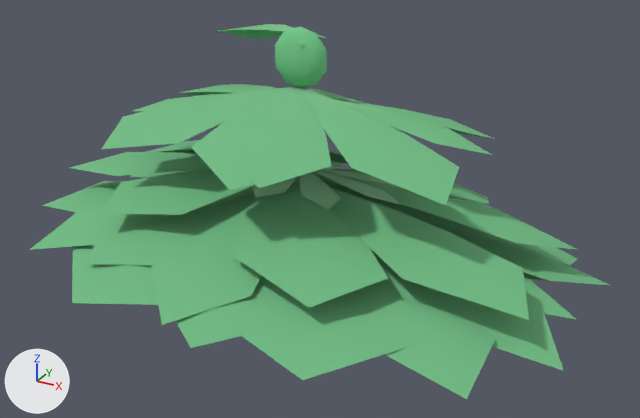
One commit to the glTF model web-forest/public/model/species/myriocoleopsis-minutissima.glb: the scene before it, then after it.
One viewpoint serves both versions: a 50 mm lens placed at (0.368, -0.636, 0.357), pointed at (0.024, -0.011, 0.044). The axes (+X, +Y, +Z) are drawn at lower left. The lights are the same throughout. The picture after the commit comes second. Where no turn or scale is listed for an object, it has been applied to the vertices. Vertices at exactly the same position are counted once.

Names of what the first picture shows: 'p0', 'p1', 'p14', 'p15', 'p16', 'p17', 'p19', 'p2', 'p25', 'p26', 'p27', 'p28', 'p6', 'thallus' and 10 more.
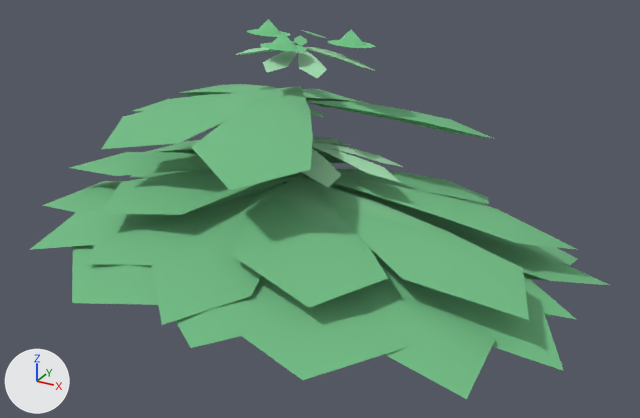
Boxes (x1, y1, x2, y2) around the edits, measured in the pictures (640 x 418 px; the box of a moved part takes in the faces that stretch with it):
'p26', reshaped, moved (not visible afterwards): before (213, 87, 459, 205)
'thallus', reshaped: before (252, 27, 401, 209); after (235, 19, 403, 188)
'p27', reshaped, moved: before (336, 100, 492, 155); after (310, 109, 323, 117)
'p28', reshaped, moved (not visible afterwards): before (215, 24, 293, 39)
part 1 of me_mesh_0, moved or reshaped: before (252, 161, 401, 209); after (302, 137, 403, 188)
part 2 of me_mesh_0, moved or reshaped (not visible before): after (235, 47, 375, 78)
part 3 of me_mesh_0, added (green): after (260, 32, 307, 51)
part 4 of me_mesh_0, added: after (247, 19, 290, 37)
part 5 of me_mesh_0, added: after (328, 29, 375, 48)
part 6 of me_mesh_0, deleted (green): before (275, 27, 327, 87)

The change in detail:
me_mesh_0 is used by ob_thallus; location (-0.0005, 0.0001, 0.0).
me_mesh_0 had 587 vertices, 1080 faces and spanned x -0.134..0.134, y -0.071..0.071, z 0.0..0.2.
me_mesh_0 now has 641 vertices, 1180 faces and spans x -0.134..0.134, y -0.071..0.071, z 0.0..0.2.
me_mesh_0 part 1: the loose piece of 105 vertices spanning x -0.1..0.1, y -0.053..0.053, z 0.063..0.076 is scaled about the mesh origin by (1, 1, 1.31).
me_mesh_0 part 2: the loose piece of 79 vertices spanning x -0.068..0.064, y -0.036..0.031, z 0.128..0.14 is scaled about the mesh origin by (1, 1, 1.31).
me_mesh_0 part 3: a new loose piece of 32 vertices spanning x -0.024..0.02, y -0.036..-0.014, z 0.186..0.2, in mat_flat.
me_mesh_0 part 4: a new loose piece of 32 vertices spanning x -0.061..-0.017, y 0.002..0.024, z 0.186..0.2, in mat_flat.
me_mesh_0 part 5: a new loose piece of 32 vertices spanning x 0.02..0.064, y 0.0..0.022, z 0.186..0.2, in mat_flat.
me_mesh_0 part 6: 6 loose pieces with 172 vertices, spanning x -0.025..0.025, y -0.02..0.013, z 0.094..0.2, are deleted.
Other edits to the shape of me_mesh_0 do not show in these pictures.
me_mesh_26 is used by ob_p26; location (-0.0005, 0.0001, 0.149).
me_mesh_26 had 27 vertices, 48 faces and spanned x -0.027..0.166, y -0.118..0.0, z -0.045..0.0.
me_mesh_26 now has 10 vertices, 16 faces and spans x -0.001..0.013, y -0.012..0.0, z -0.005..0.0.
Part 7, on me_mesh_26:
26 vertices are removed from x -0.027..0.166, y -0.118..-0.012, z -0.045..-0.002.
48 faces are deleted.
9 vertices are added at x -0.001..0.013, y -0.012..-0.002, z -0.005..-0.001.
16 new faces join them.
me_mesh_27 is used by ob_p27; location (-0.0005, 0.0001, 0.1414).
me_mesh_27 had 27 vertices, 48 faces and spanned x 0.0..0.172, y -0.057..0.022, z -0.025..0.0.
me_mesh_27 now has 10 vertices, 16 faces and spans x 0.0..0.024, y -0.006..0.002, z -0.005..0.0.
Part 8, on me_mesh_27:
26 vertices are removed from x 0.025..0.172, y -0.057..0.022, z -0.025..0.0.
48 faces are deleted.
9 vertices are added at x 0.006..0.024, y -0.006..0.002, z -0.005..-0.001.
16 new faces join them.
me_mesh_28 is used by ob_p28; location (-0.0005, 0.0001, 0.1948).
me_mesh_28 had 14 vertices, 24 faces and spanned x -0.1161..0.0, y 0.0..0.073, z -0.0289..0.0004.
me_mesh_28 now has 10 vertices, 16 faces and spans x -0.0107..0.003, y 0.0..0.0126, z -0.0053..0.0.
Part 9, on me_mesh_28:
13 vertices are removed from x -0.1161..-0.0103, y 0.0119..0.073, z -0.0289..0.0004.
24 faces are deleted.
9 vertices are added at x -0.0107..0.003, y 0.0033..0.0126, z -0.0053..-0.001.
16 new faces join them.
Object 'p26' (ob_p26) moves from (-0.0005, 0.0001, 0.149) to (-0.0005, 0.0001, 0.1292).
Object 'p27' (ob_p27) moves from (-0.0005, 0.0001, 0.1414) to (-0.0005, 0.0001, 0.1315).
Object 'p28' (ob_p28) moves from (-0.0005, 0.0001, 0.1948) to (-0.0005, 0.0001, 0.1833).
